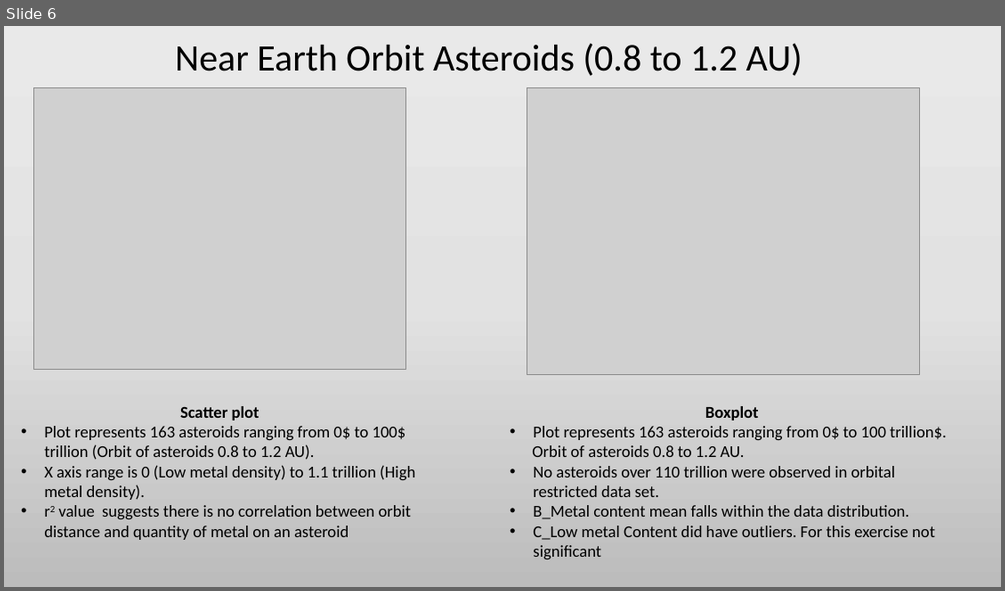
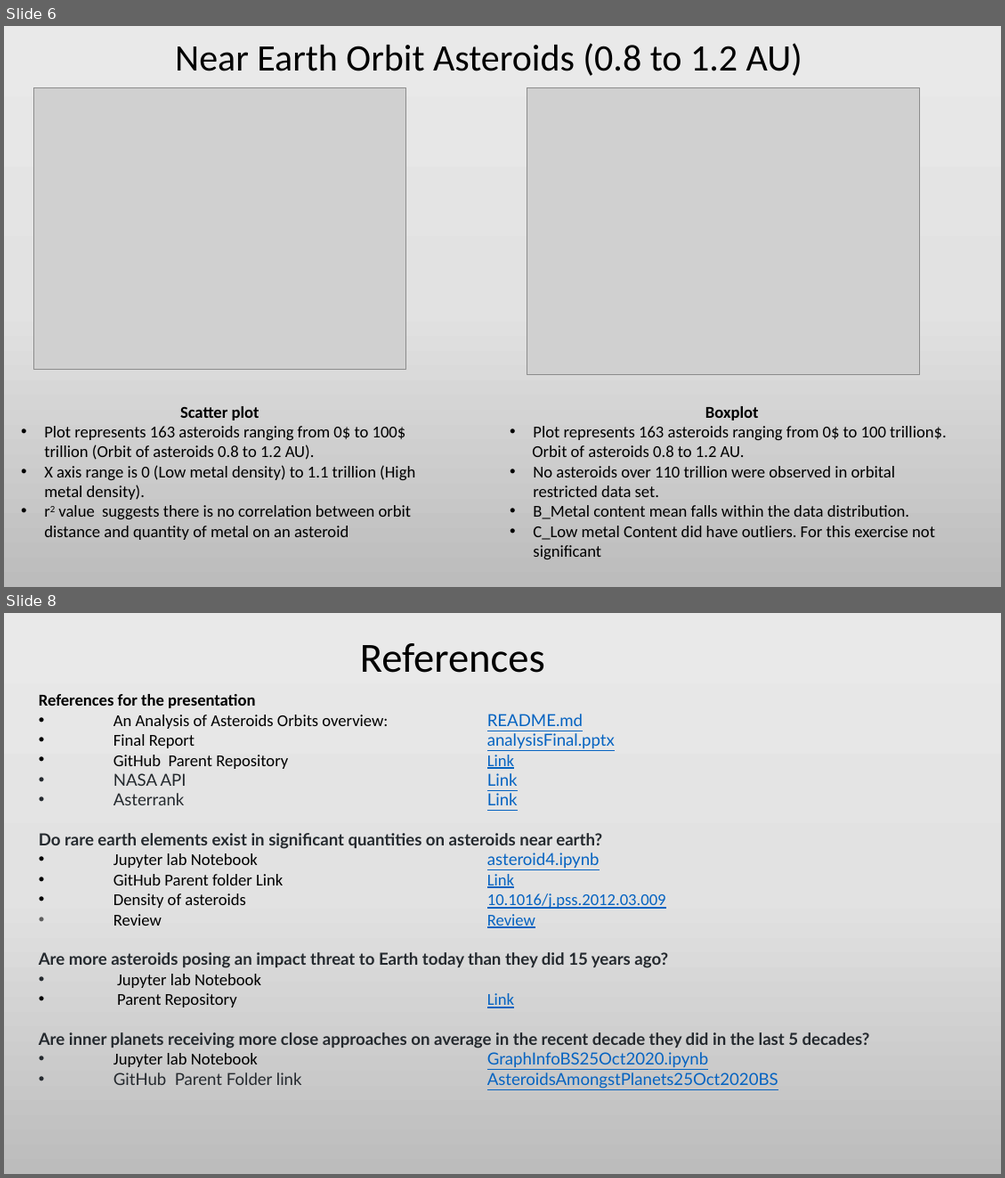
Before and after one commit to Efritch/asteroids_group_g, a slide deck: Platinum_asterois/HeavyMetal_PH.pptx. Shown one above the other, each under a label of ours: slide 6 before the commit, slides 6 and 8 after it; the slides between them are not shown. The pictures are 1005x591 and 1005x1178 pixels, drawn with LibreOffice and Linux fonts; fonts in the diff are those of the drawing; grey boxes stand for pictures. Boxes give left, top, right and bottom in pixels: in the first picture for what was removed or moved away, otherwise in the second. Text is boxed around its words. In the diff, an @@ line names an element or a change of style, - is before the commit and + after.

```diff
--- a/Platinum_asterois/HeavyMetal_PH.pptx
+++ b/Platinum_asterois/HeavyMetal_PH.pptx
@@ slide 8 added at (x1=4, y1=613, x2=1001, y2=1174), background gradient #EBEAEA to #E4E3E3 to #BDBCBC @@
@@ title added at (x1=360, y1=643, x2=545, y2=673), 40 pt, text #000000 @@
+References
@@ text added at (x1=39, y1=694, x2=870, y2=1088), 16 pt, text #24292E @@
+References for the presentation
+• An Analysis of Asteroids Orbits overview: README.md
+• Final Report analysisFinal.pptx
+• GitHub Parent Repository Link
+• NASA API Link
+• Asterrank Link
+Do rare earth elements exist in significant quantities on asteroids near earth?
+• Jupyter lab Notebook asteroid4.ipynb
+• GitHub Parent folder Link Link
+• Density of asteroids 10.1016/j.pss.2012.03.009
+• Review Review
+Are more asteroids posing an impact threat to Earth today than they did 15 years ago?
+• Jupyter lab Notebook
+• Parent Repository Link
+Are inner planets receiving more close approaches on average in the recent decade they did in the last 5 decades?
+• Jupyter lab Notebook GraphInfoBS25Oct2020.ipynb
+• GitHub Parent Folder link AsteroidsAmongstPlanets25Oct2020BS
```
Also in this commit, not shown: 2 slides changed, 1 slide removed, 8 other files.
